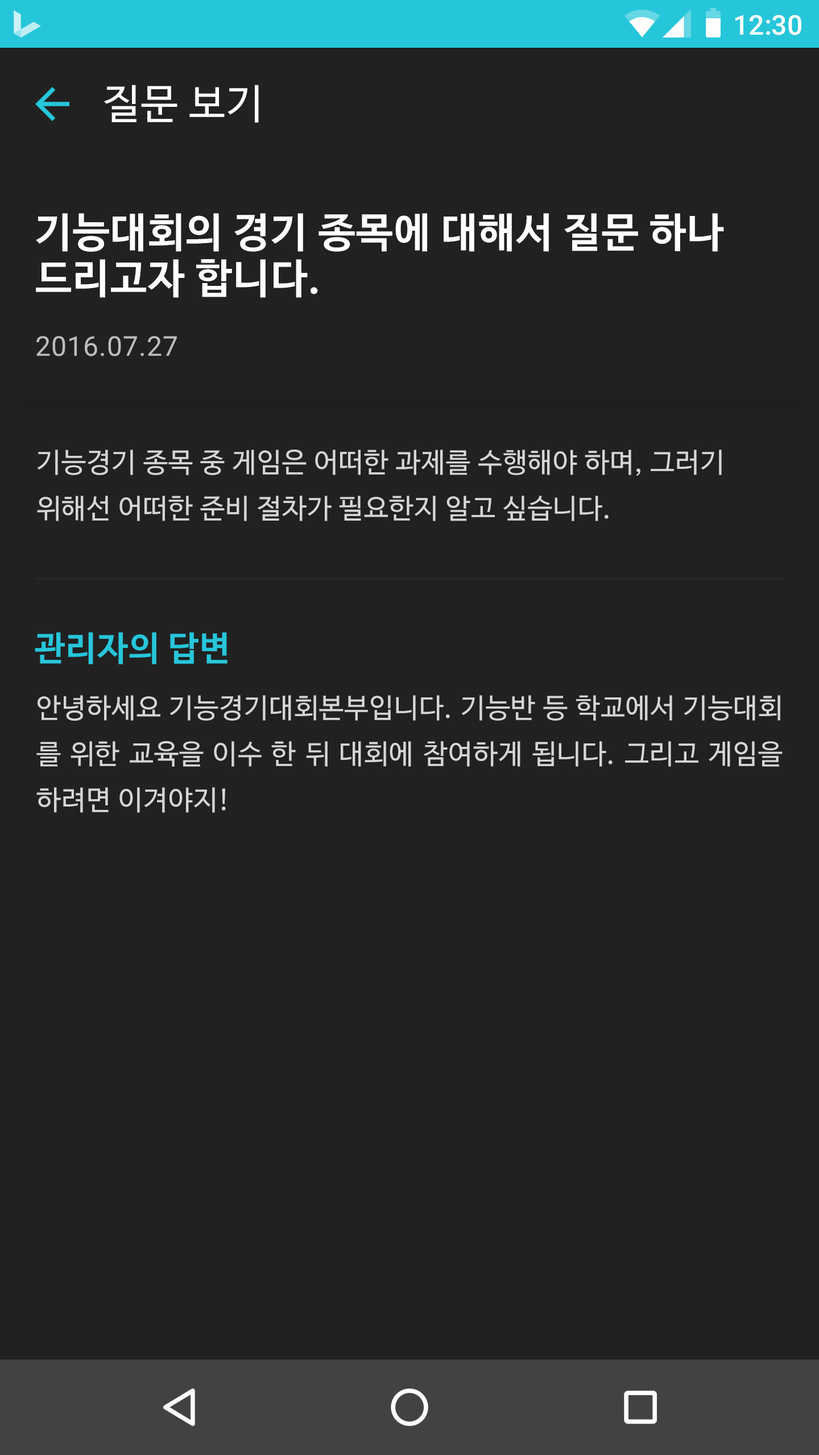
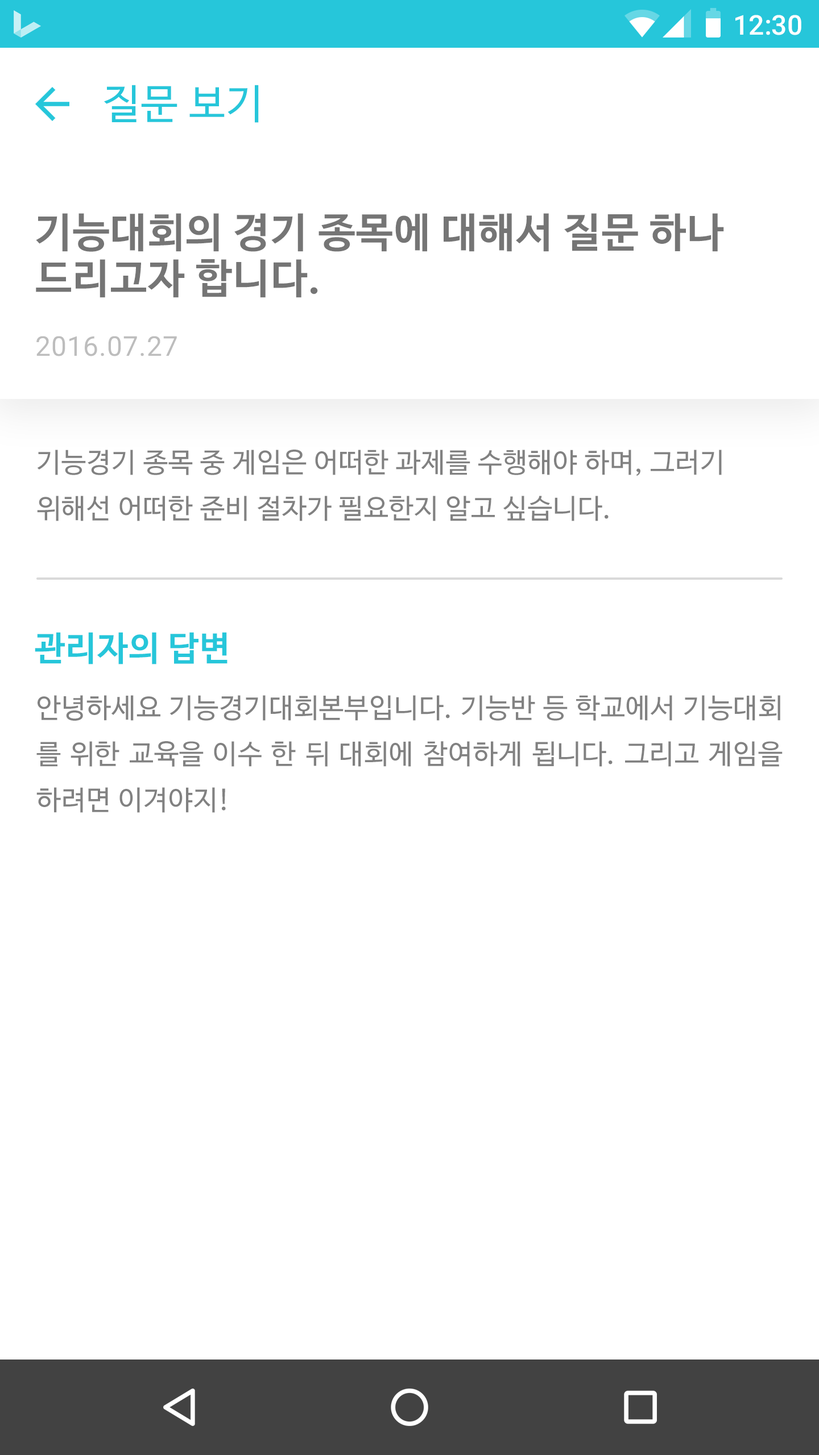
Layered file, before and after one edit (w=819, h=1455). Changes by layer:
painted on "질문 보기" over [104, 84, 259, 123]
painted on "Background" (2nd of 4, in "See Guel" › "Action Bar") over [0, 47, 819, 161]
moved "Action Bar Extanded" into group "See Guel" over [0, 160, 819, 400]
painted on "기능대회의 경기 종목에 대해서 질문 하나 드리고자 합니다." over [35, 213, 724, 298]
painted on "Background" (3rd of 4, in "See Guel" › "Action Bar Extanded") over [0, 160, 819, 400]
painted on "안녕하세요 기능경기대회본부입니다. 기능반 등 학교에서 기능대회 를 위한 교육을 이수 한 뒤 대회에 참여하게 됩니다" over [36, 695, 783, 813]
painted on "기능경기 종목 중 게임은 어떠한 과제를 수행해야 하며, 그러기 위해선 어떠한 준비 절차가 필요한지 알고 싶습니다." over [36, 449, 722, 522]
painted on "Background" (4th of 4, in "See Guel") over [0, 47, 819, 1360]
